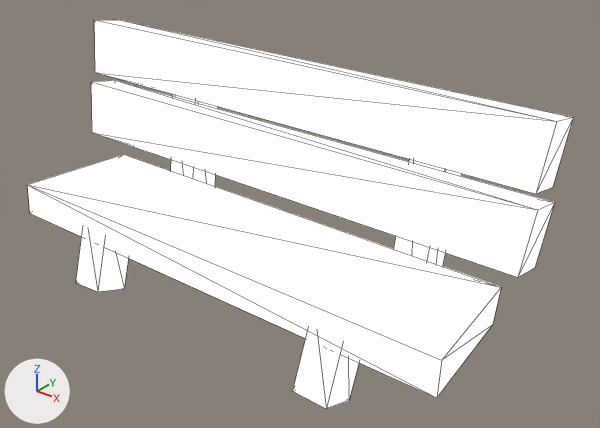
One commit to the glTF model glb/city/p-banco.glb: the scene before it, then after it.
Both versions are drawn from a 50 mm camera at (0.646, -0.658, 0.598) aimed at (0.053, 0.084, 0.138). The axes (+X, +Y, +Z) are drawn at lower left. The lights are the same throughout. The picture after the commit comes second. Mesh edges are drawn as thin lines. Where no turn or scale is listed for an object, it has been applied to the vertices. Vertices at exactly the same position are counted once.

The first picture shows 'Bench_Material.005_0'.
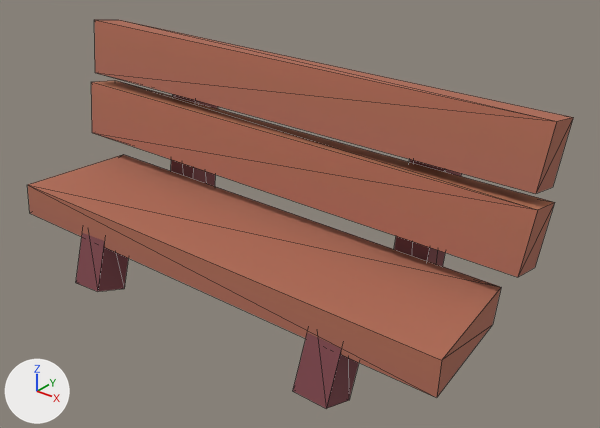
Pixel boxes (x1, y1, x2, y2) of what changed, in the pictures (600 x 428 px):
'Bench_Material.005_0', surface changed (white to brown): (27, 20, 573, 409) in both

Edits to the bpy script that builds the scene:
```text
Add img_image_0:
    img_image_0 = load_image('Image_0', '_unpacked/Image_0', 512, 512, 'sRGB')
Change mat_material_005:
    remove mat_material_005.base_color = (0.54, 0.467, 0.423)  # light grey #c2b6ae
    remove mat_material_005.emission_strength = 1.0
    add mat_material_005.texture = img_image_0
    mat_material_005.roughness: 1.0 -> 0.9
Change me_bench_material_005_0:
    where me_bench_material_005_0.from_pydata(...)  # 56 vertices, 74 faces; spans x -0.356..0.356, y -0.078..0.188, z -0.003..0.321
    used by ob_bench_material_005_0; location = (0.0, 0.0, 0.0)
    me_bench_material_005_0 part 1: texture (UV) coordinates changed
```
